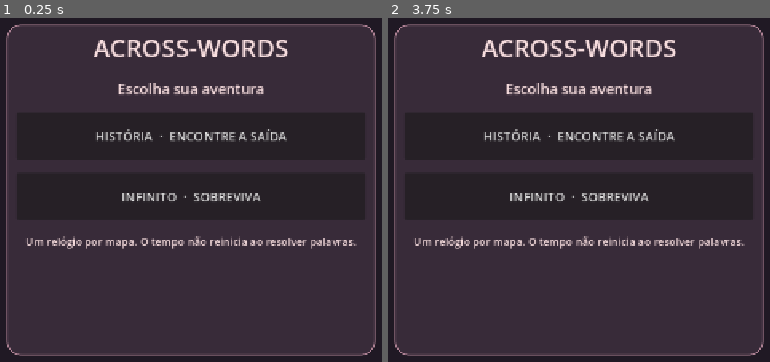
Above: before the commit, frames 1-2 (left to right).
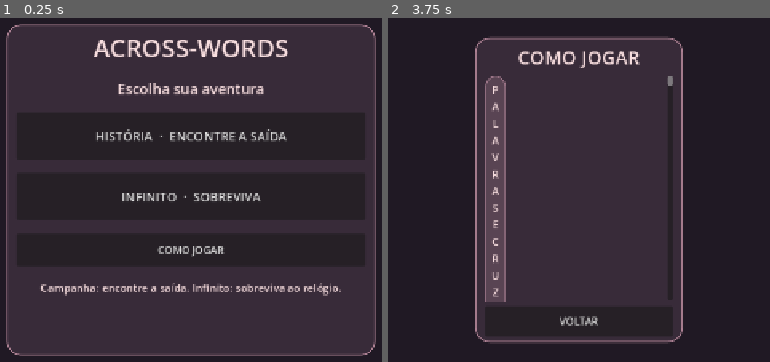
Above: after the commit, the same moments.

Repository: valus-suelo/across-words
Game: Godot game, scene res://main.tscn
The game is run twice, just before and just after one commit, with the same random seed, the same clock (stepped at 60 frames per second) and the same inputs.
Inputs (mouse positions are in pixels of both pictures, inside the frame that each line leads up to):
- Up to frame 1 (0.25 s): no input
- Up to frame 2 (3.75 s): click "MENU" at 0.5 s; click "REINICIAR" at 1.25 s; click "REINICIAR" at 2 s; click "REINICIAR" at 2.75 s; click (579, 248) at 3.5 s, where only the run after the commit has a clickable "COMO JOGAR"

The runs differ from the first frame. In frame 1, 2.5% of the frame differs, in the area x 6-94%, y 63-81%; in frame 2, 13%, in the area x 1-99%, y 1-99%.

Commit message:
feat(ui): cards de como jogar e menu de pausa com estatisticas e retorno

Diff:
--- a/main.gd
+++ b/main.gd
@@ -153,6 +153,9 @@
 var map_vision_moves: int = 0
 var path_time: float = STORY_MAP_TIME
 var menu_overlay: ColorRect
+var pause_overlay: ColorRect
+var pause_stats: Label
+var help_overlay: ColorRect
 var mode_button: Button
 var typed_buffer: String = ""
 var camera_target: Vector3 = Vector3(0, 25, 1.4)
@@ -559,7 +562,7 @@
     mode_button.text = "MENU"
     mode_button.focus_mode = Control.FOCUS_NONE
     mode_button.custom_minimum_size = Vector2(92, 34)
-    mode_button.pressed.connect(_show_main_menu)
+    mode_button.pressed.connect(_toggle_pause)
     header_buttons.add_child(mode_button)
     var restart := Button.new()
     restart.text = "REINICIAR"
@@ -648,11 +651,17 @@
     infinite.custom_minimum_size.y = 80
     infinite.pressed.connect(func() -> void: _start_mode(false))
     menu_col.add_child(infinite)
-    var hint := _make_label("Um relógio por mapa. O tempo não reinicia ao resolver palavras.", 18)
+    var how_button := Button.new()
+    how_button.text = "COMO JOGAR"
+    how_button.custom_minimum_size.y = 52
+    how_button.pressed.connect(_show_help)
+    menu_col.add_child(how_button)
+    var hint := _make_label("Campanha: encontre a saída. Infinito: sobreviva ao relógio.", 18)
     hud_menu_hint = hint
     hint.horizontal_alignment = HORIZONTAL_ALIGNMENT_CENTER
     hint.autowrap_mode = TextServer.AUTOWRAP_WORD_SMART
     menu_col.add_child(hint)
+    _make_help_and_pause(menu_layer)
 
 func _add_keyboard_row(parent: VBoxContainer, letters: String, with_erase: bool = false) -> void:
     var keys := HBoxContainer.new()
@@ -682,10 +691,115 @@
         erase_button.pressed.connect(_erase_character)
         keys.add_child(erase_button)
 
+func _make_help_and_pause(layer: CanvasLayer) -> void:
+    pause_overlay = ColorRect.new()
+    pause_overlay.color = Color(0.10, 0.07, 0.12, 0.95)
+    pause_overlay.set_anchors_and_offsets_preset(Control.PRESET_FULL_RECT)
+    pause_overlay.mouse_filter = Control.MOUSE_FILTER_STOP
+    layer.add_child(pause_overlay)
+    var center := CenterContainer.new()
+    center.set_anchors_and_offsets_preset(Control.PRESET_FULL_RECT)
+    pause_overlay.add_child(center)
+    var panel := PanelContainer.new()
+    panel.custom_minimum_size.x = 310
+    panel.add_theme_stylebox_override("panel", _panel_style(Color("#382b39"), Color("#ad8193")))
+    center.add_child(panel)
+    var content := VBoxContainer.new()
+    content.add_theme_constant_override("separation", 15)
+    panel.add_child(content)
+    content.add_child(_make_label("JOGO PAUSADO", 30))
+    pause_stats = _make_label("", 19)
+    pause_stats.autowrap_mode = TextServer.AUTOWRAP_WORD_SMART
+    content.add_child(pause_stats)
+    var resume := Button.new()
+    resume.text = "CONTINUAR"
+    resume.custom_minimum_size.y = 52
+    resume.pressed.connect(_close_pause)
+    content.add_child(resume)
+    var back := Button.new()
+    back.text = "VOLTAR AO MENU INICIAL"
+    back.custom_minimum_size.y = 52
+    back.pressed.connect(_pause_to_main_menu)
+    content.add_child(back)
+    pause_overlay.hide()
+
+    help_overlay = ColorRect.new()
+    help_overlay.color = Color("#201924")
+    help_overlay.set_anchors_and_offsets_preset(Control.PRESET_FULL_RECT)
+    help_overlay.mouse_filter = Control.MOUSE_FILTER_STOP
+    layer.add_child(help_overlay)
+    var help_center := CenterContainer.new()
+    help_center.set_anchors_and_offsets_preset(Control.PRESET_FULL_RECT)
+    help_overlay.add_child(help_center)
+    var help_panel := PanelContainer.new()
+    help_panel.custom_minimum_size.x = 300
+    help_panel.add_theme_stylebox_override("panel", _panel_style(Color("#382b39"), Color("#ad8193")))
+    help_center.add_child(help_panel)
+    var help_col := VBoxContainer.new()
+    help_col.add_theme_constant_override("separation", 9)
+    help_panel.add_child(help_col)
+    help_col.add_child(_make_label("COMO JOGAR", 30))
+    var scroll := ScrollContainer.new()
+    scroll.custom_minimum_size = Vector2(300, 360)
+    scroll.size_flags_vertical = Control.SIZE_EXPAND_FILL
+    help_col.add_child(scroll)
+    var cards := VBoxContainer.new()
+    cards.add_theme_constant_override("separation", 8)
+    scroll.add_child(cards)
+    _help_card(cards, "PALAVRAS E CRUZAMENTOS", "Selecione uma letra resolvida, escolha uma direcao e forme palavras. Cruzar varias palavras aumenta o combo.")
+    _help_card(cards, "CAMPANHA", "Encontre a saida perto dos cantos. Colete ate 3 coroas opcionais por fase. O tempo conta para cima e reduz a pontuacao final.")
+    _help_card(cards, "RECURSOS", "Energia: recupera raios. Relogio: reduz o tempo na campanha. Visao: amplia o mapa. Moedas: permitem comprar ramos extras.")
+    _help_card(cards, "INIMIGOS", "A partir da fase 7, inimigos surgem no mapa. Eles perseguem as palavras e podem destruir caminhos ou encerrar a partida.")
+    _help_card(cards, "DICAS E INFINITO", "Use DICA para trocar a palavra disponivel: 3 usos por fase. No modo infinito, o tempo e regressivo.")
+    var close := Button.new()
+    close.text = "VOLTAR"
+    close.custom_minimum_size.y = 48
+    close.pressed.connect(func() -> void: help_overlay.hide())
+    help_col.add_child(close)
+    help_overlay.hide()
+
+func _help_card(parent: VBoxContainer, heading: String, description: String) -> void:
+    var panel := PanelContainer.new()
+    panel.add_theme_stylebox_override("panel", _panel_style(Color("#594453"), Color("#9b7587")))
+    parent.add_child(panel)
+    var col := VBoxContainer.new()
+    panel.add_child(col)
+    var title_label := _make_label(heading, 17)
+    title_label.autowrap_mode = TextServer.AUTOWRAP_WORD_SMART
+    col.add_child(title_label)
+    var description_label := _make_label(description, 15)
+    description_label.autowrap_mode = TextServer.AUTOWRAP_WORD_SMART
+    col.add_child(description_label)
+
+func _show_help() -> void:
+    help_overlay.show()
+
+func _toggle_pause() -> void:
+    if game_over or menu_overlay.visible:
+        return
+    if pause_overlay.visible:
+        _close_pause()
+        return
+    pause_stats.text = "Modo: %s\\nFase: %d\\nPontos: %d  |  Moedas: %d\\nPalavras: %d  |  Cruzamentos: %d\\nCoroas: %d/3  |  Energia: %d/%d\\nTempo: %d:%02d  |  Dicas: %d\\nFases concluidas: %d" % ["Campanha" if level_mode else "Infinito", level_number, points, coins, _solved_count(), combo, crowns, energy, ENERGY_MAX, int(elapsed) / 60, int(elapsed) % 60, hints_remaining, completed_levels.size()]
+    pause_overlay.show()
+    if is_instance_valid(entry):
+        entry.release_focus()
+
+func _close_pause() -> void:
+    pause_overlay.hide()
+
+func _pause_to_main_menu() -> void:
+    pause_overlay.hide()
+    _show_main_menu()
+
 func _show_main_menu() -> void:
     game_over = true
     if is_instance_valid(result_overlay):
         result_overlay.hide()
+    if is_instance_valid(pause_overlay):
+        pause_overlay.hide()
+    if is_instance_valid(help_overlay):
+        help_overlay.hide()
     if is_instance_valid(menu_overlay):
         menu_overlay.show()
     if is_instance_valid(entry):
@@ -1962,6 +2076,10 @@
     return result
 
 func _process(delta: float) -> void:
+    if is_instance_valid(pause_overlay) and pause_overlay.visible:
+        return
+    if game_over or (is_instance_valid(menu_overlay) and menu_overlay.visible):
+        return
     elapsed += delta
     if hud_gesture_fade:
         hud_restore_delay = 0.45
@@ -2069,7 +2187,7 @@
     _message("Letra %s (%d/%d)" % [_anchor_letter(parent_index, anchor_index), slot + 1, count])
 
 func _input(event: InputEvent) -> void:
-    if game_over or (is_instance_valid(menu_overlay) and menu_overlay.visible):
+    if game_over or (is_instance_valid(menu_overlay) and menu_overlay.visible) or (is_instance_valid(pause_overlay) and pause_overlay.visible):
         return
     var key_event := event as InputEventKey
     if key_event == null:
@@ -2156,7 +2274,7 @@
     return Vector2(active_touches[ids[0]]).distance_to(Vector2(active_touches[ids[1]]))
 
 func _unhandled_input(event: InputEvent) -> void:
-    if game_over or (is_instance_valid(menu_overlay) and menu_overlay.visible):
+    if game_over or (is_instance_valid(menu_overlay) and menu_overlay.visible) or (is_instance_valid(pause_overlay) and pause_overlay.visible):
         return
     if event is InputEventMouseButton and event.pressed:
         if event.button_index == MOUSE_BUTTON_WHEEL_UP:
